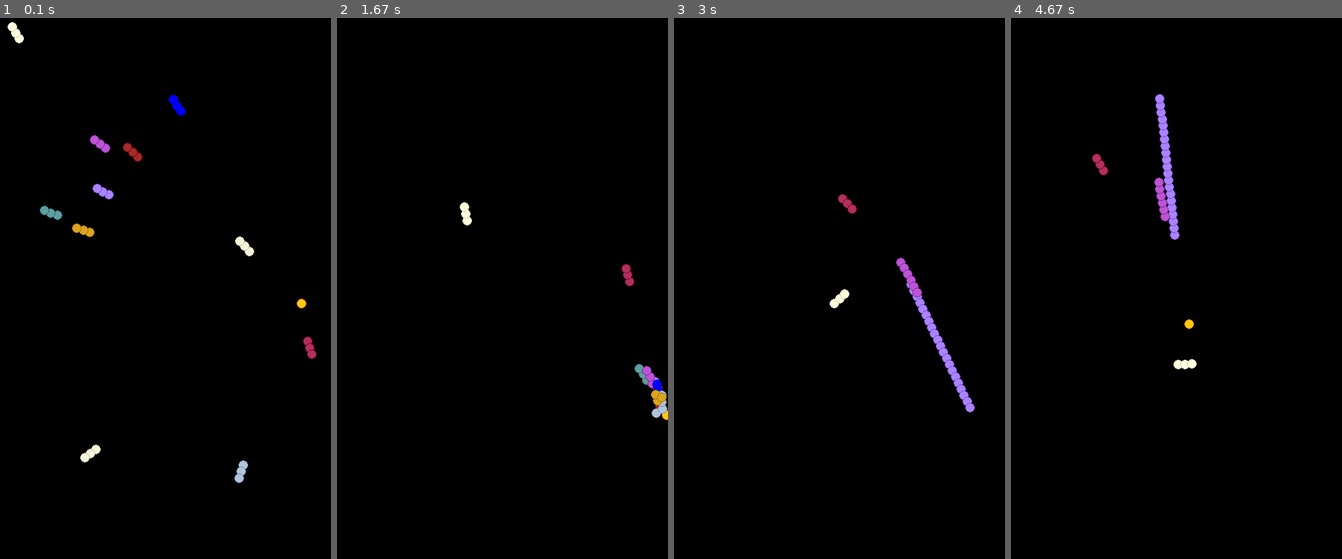
Above: before the commit, frames 1-4 (left to right).
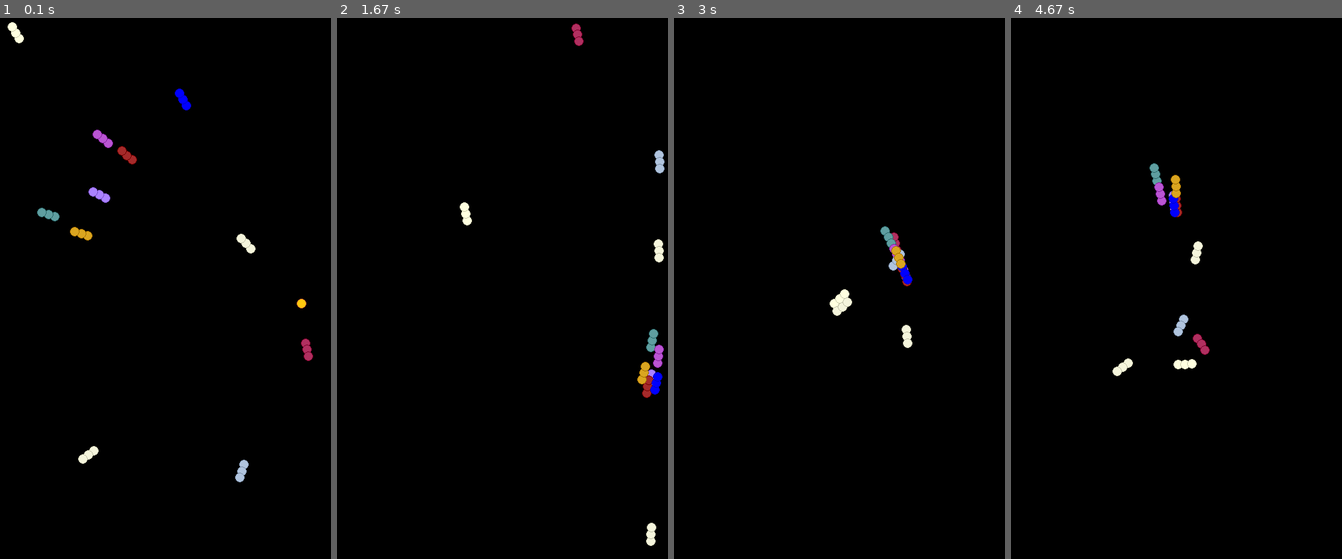
Above: after the commit, the same moments.

Repository: zmh-program/Z-RLSnake
Game: pygame game, started from render.py
The game is run twice, just before and just after one commit, with the same random seed, the same clock (stepped at 60 frames per second) and the same inputs.
Inputs (mouse positions are in pixels of both pictures, inside the frame that each line leads up to):
- Up to frame 1 (0.1 s): no input
- Up to frame 2 (1.67 s): click (495, 283) at 0.38 s; click (389, 412) at 0.72 s; click (502, 99) at 1.05 s; click (495, 353) at 1.38 s
- Up to frame 3 (3 s): click (776, 104) at 1.72 s; click (938, 272) at 2.05 s; click (955, 391) at 2.38 s; click (753, 380) at 2.72 s
- Up to frame 4 (4.67 s): click (1120, 445) at 3.05 s; click (1242, 212) at 3.38 s; click (1289, 277) at 3.72 s; click (1232, 467) at 4.05 s; click (1103, 369) at 4.38 s

The runs differ from the first frame. In frame 1, 1.2% of the frame differs, in the area x 11-96%, y 13-86%; in frame 2, 1.2%; in frame 3, 1.4%; in frame 4, 1.6%, in the area x 24-61%, y 14-67%.

Commit message:
1.6.5-alpha
intelligent snake robot

Diff:
--- a/render.py
+++ b/render.py
@@ -44,7 +44,7 @@
         super().__init__(parent=parent)
         self.player = self.add_snake("zmh-program", otype=sprite.SnakePlayer)
         for idx in range(10):
-            self.add_snake(str(idx), otype=sprite.SnakeRobot)
+            self.add_snake(str(idx), otype=sprite.SeniorSnakeRobot)
 
     def update(self):
         super().update()
--- a/vector/group.py
+++ b/vector/group.py
@@ -92,7 +92,7 @@
     def iter_combinations(self):
         return combinations(self.snakes, 2)
 
-    def get_closest_coin(self, snake: SnakeRobot):
+    def get_closest_coin(self, snake: JuniorSnakeRobot):
         return get_closest_element(snake.head, self.parent.coin_group.coins)
 
     def call_death(self, snake: BaseSnake):
--- a/vector/sprite.py
+++ b/vector/sprite.py
@@ -76,7 +76,7 @@
 
 class BaseSnake(CircleArray, Migration):
     def __init__(self, name="", color: Optional[list] = None, location: Optional[List[float]] = None,
-                 direction: Optional[list] = None, length=3, parent = None):
+                 direction: Optional[list] = None, length=3, parent=None):
         super().__init__(length, radius=BLOCK_RADIUS)
         self.color = color or generate_color()
         self.background = generate_background(self.color)
@@ -189,11 +189,11 @@
         pass
 
 
-class SnakeRobot(BaseSnake):
+class JuniorSnakeRobot(BaseSnake):
     def __init__(self, *args, **kwargs):
         super().__init__(*args, **kwargs)
 
-    def random_direction(self):
+    def refresh_direction(self):
         self.update_direction(generate_direction())
 
     def _border_collide_detection(self) -> bool:
@@ -204,9 +204,8 @@
     def collide_detection(self):
         breakup = 0
         while self._border_collide_detection() and breakup < 100:
-            self.random_direction()
+            self.refresh_direction()
             breakup += 1
-        print(breakup)
 
     def update(self):
         resp = self.parent.get_closest_coin(self)
@@ -216,6 +215,35 @@
         super().update()
 
 
+class SeniorSnakeRobot(JuniorSnakeRobot):
+    def __promise(self, idx, positive: 1):
+        self.direction[idx] = positive * abs(numpy.random.randn(1))
+
+    def _promise_x(self, positive: 1):
+        self.__promise(0, positive)
+
+    def _promise_y(self, positive: 1):
+        self.__promise(1, positive)
+
+    def _intelligence_border_collide_detection(self) -> None:
+        x, y = self.head + self.direction
+        if x - self.radius < 0:
+            self._promise_x(1)
+        elif x + self.radius > WIDTH:
+            self._promise_x(-1)
+        if y - self.radius < 0:
+            self._promise_y(1)
+        elif y + self.radius > HEIGHT:
+            self._promise_y(-1)
+        self.update_direction(self.direction)
+
+    def refresh_direction(self):
+        self._intelligence_border_collide_detection()
+
+    def collide_detection(self):
+        self._intelligence_border_collide_detection()
+
+
 class Coin(Circle):
     def __init__(self, score: int = 1, position: Optional[Iterable[float]] = None):
         super().__init__(generate_position() if position is None else position, radius=BLOCK_RADIUS)
